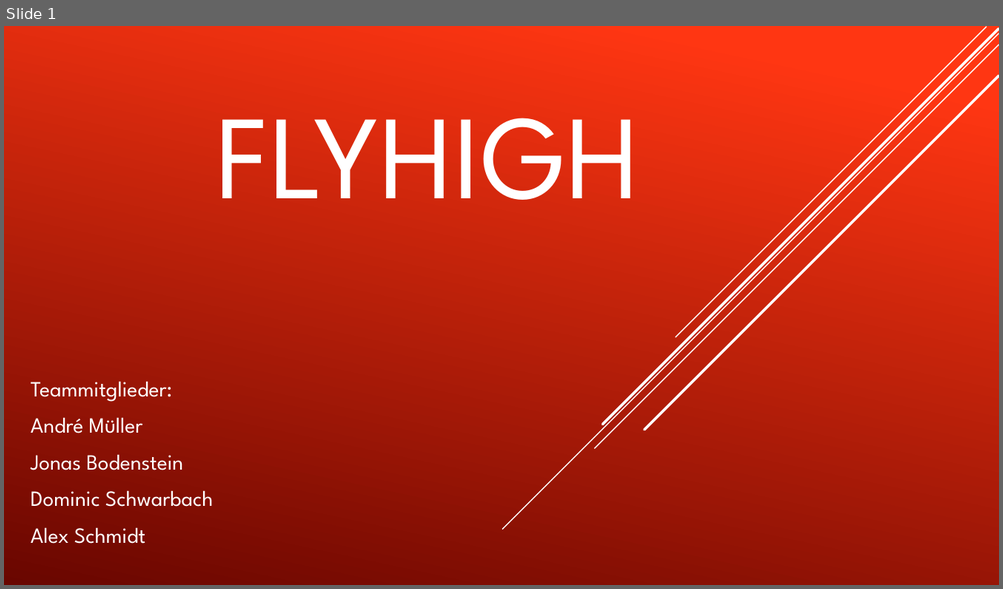
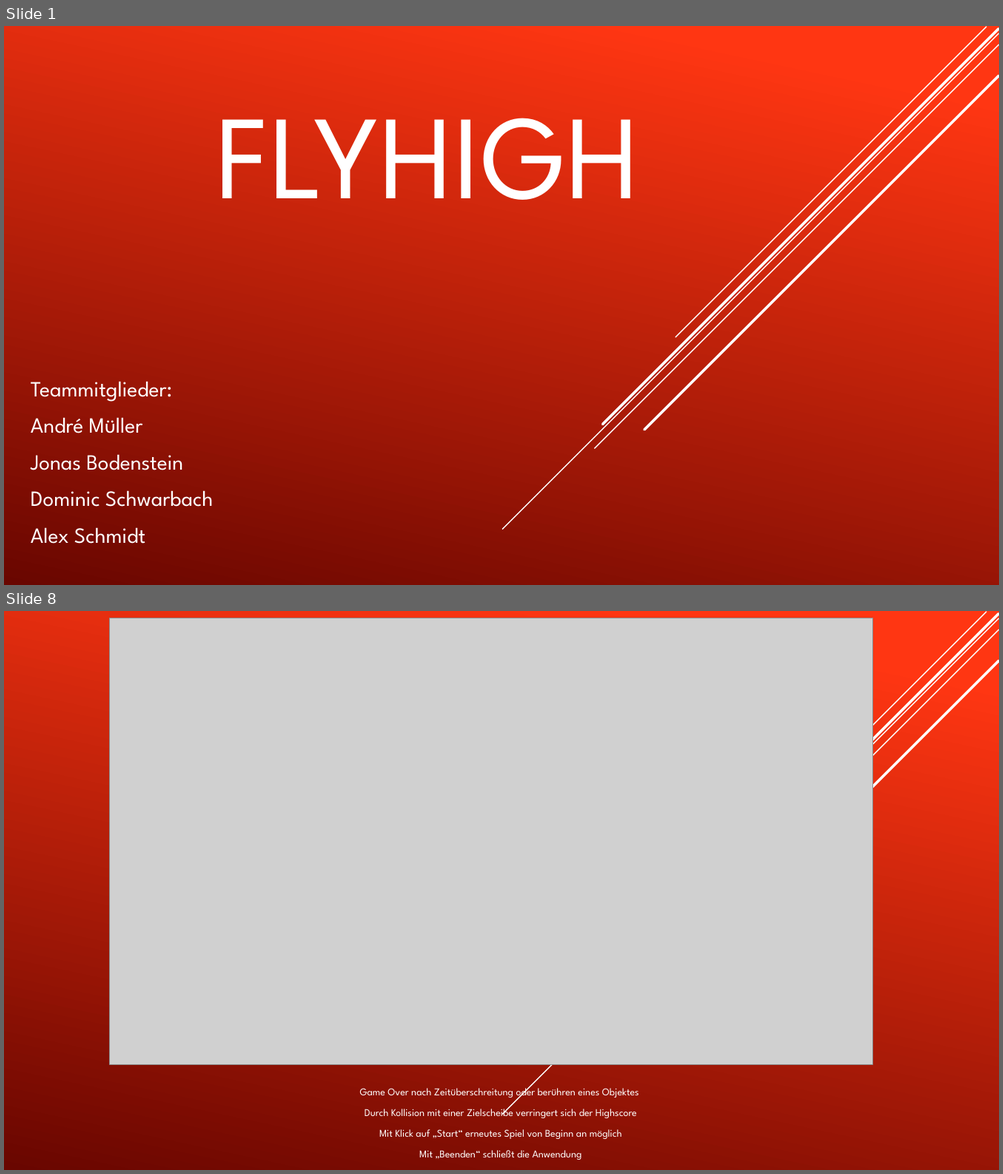
Before and after one commit to BodensteinJonas/GDV-Projekt, a slide deck: Präsi/FlyHigh Abschlusspräsentation.pptx. Shown one above the other, each under a label of ours: slide 1 before the commit, slides 1 and 8 after it; the slides between them are not shown. The pictures are 1003x589 and 1003x1174 pixels, drawn with LibreOffice and Linux fonts; fonts in the diff are those of the drawing; grey boxes stand for pictures. Boxes give left, top, right and bottom in pixels: in the first picture for what was removed or moved away, otherwise in the second. Text is boxed around its words. In the diff, an @@ line names an element or a change of style, - is before the commit and + after.

```diff
--- a/Präsi/FlyHigh Abschlusspräsentation.pptx
+++ b/Präsi/FlyHigh Abschlusspräsentation.pptx
@@ slide 8 added at <box>4,611,999,1170</box>, background gradient #FF3712 to #6A0600; not listed: 5 template elements that a slide beside it also shows @@
@@ picture added at <box>110,618,874,1065</box> @@
@@ subtitle added at <box>360,1085,639,1159</box>, 10 pt, text #FFFFFF @@
+Game Over nach Zeitüberschreitung oder berühren eines Objektes
+Durch Kollision mit einer Zielscheibe verringert sich der Highscore
+Mit Klick auf „Start“ erneutes Spiel von Beginn an möglich
+Mit „Beenden“ schließt die Anwendung
```
Also in this commit, not shown: 12 other slides added, 1 slide removed, 28 other files.
